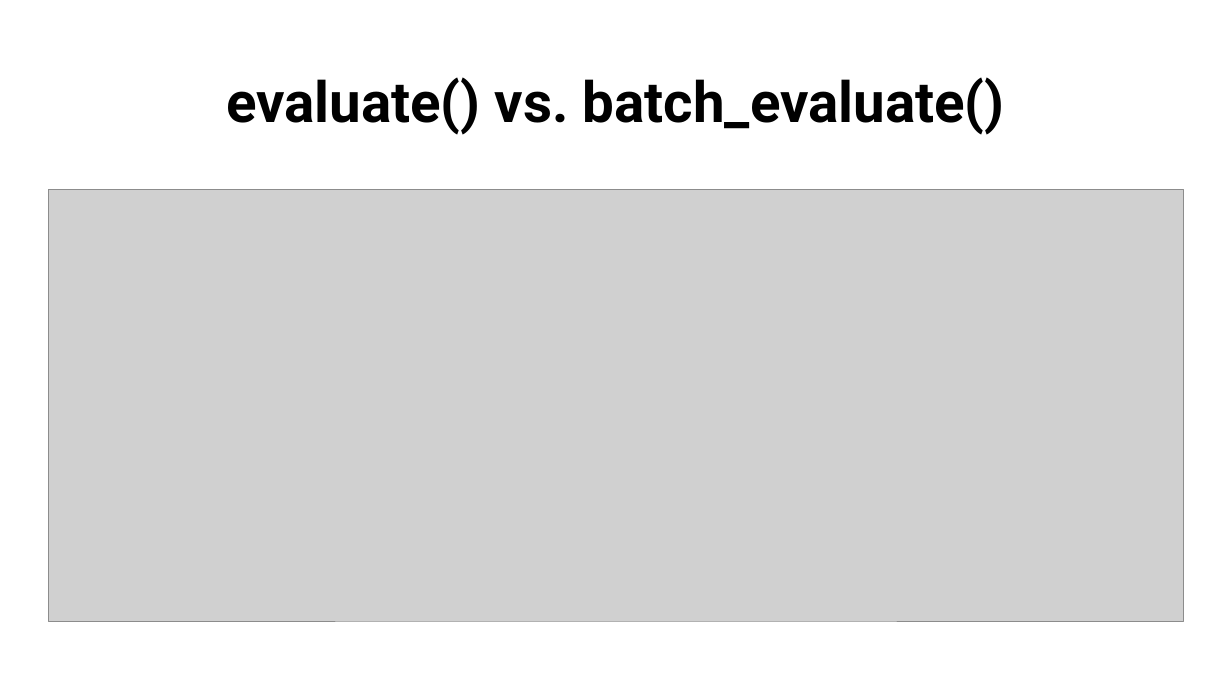
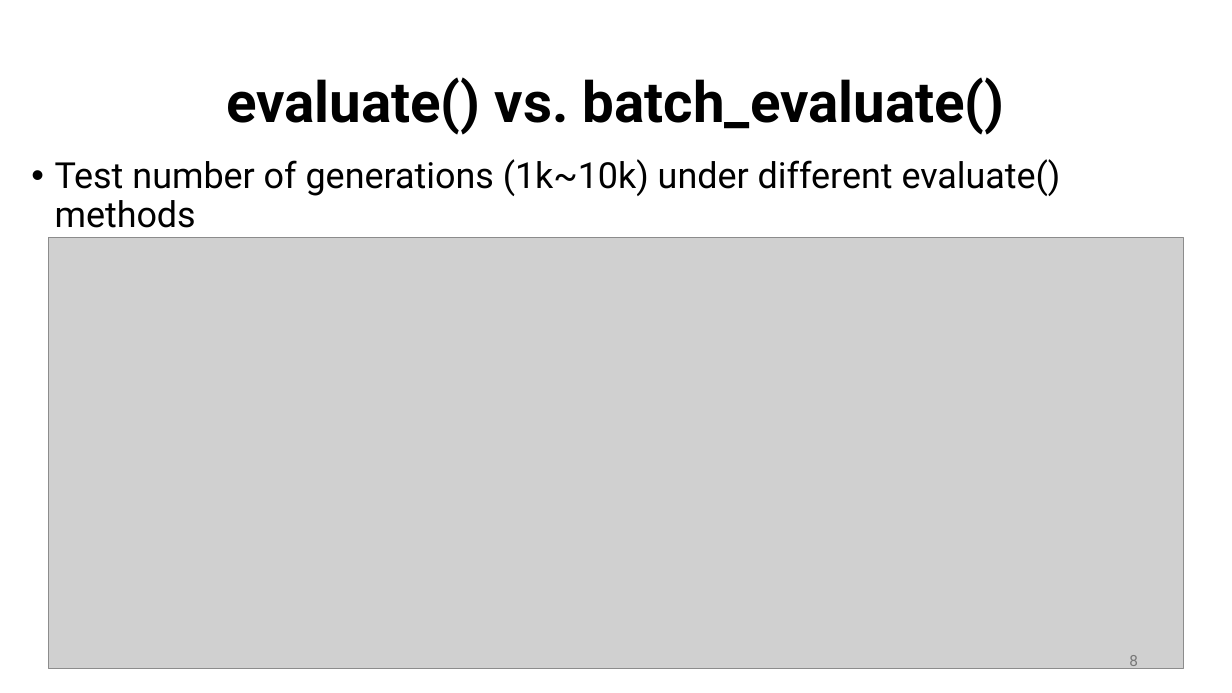
Before and after one commit to jylin34/FastGA, a slide deck: slide 8 of FastGA.pptx. Drawn at 1232x693 pixels with LibreOffice and Linux fonts; fonts in the diff are those of the drawing; grey boxes stand for pictures. Boxes give left, top, right and bottom in pixels: in the first picture for what was removed or moved away, otherwise in the second. Text is boxed around its words. In the diff, an @@ line names an element or a change of style, - is before the commit and + after.

```diff
--- a/FastGA.pptx
+++ b/FastGA.pptx
@@ text added at bbox=[55, 159, 1061, 228], 28 pt, text #000000 @@
+• Test number of generations (1k~10k) under different evaluate() methods
@@ picture: place and size @@
-picture at bbox=[49, 189, 1184, 621]
+picture at bbox=[49, 238, 1184, 669]
@@ page number added at bbox=[1129, 655, 1138, 671], 12 pt, text #797979 @@
+8
```
Also in this commit, not shown: 9 other slides changed, 1 slide added, 1 slide removed, 1 other file.
